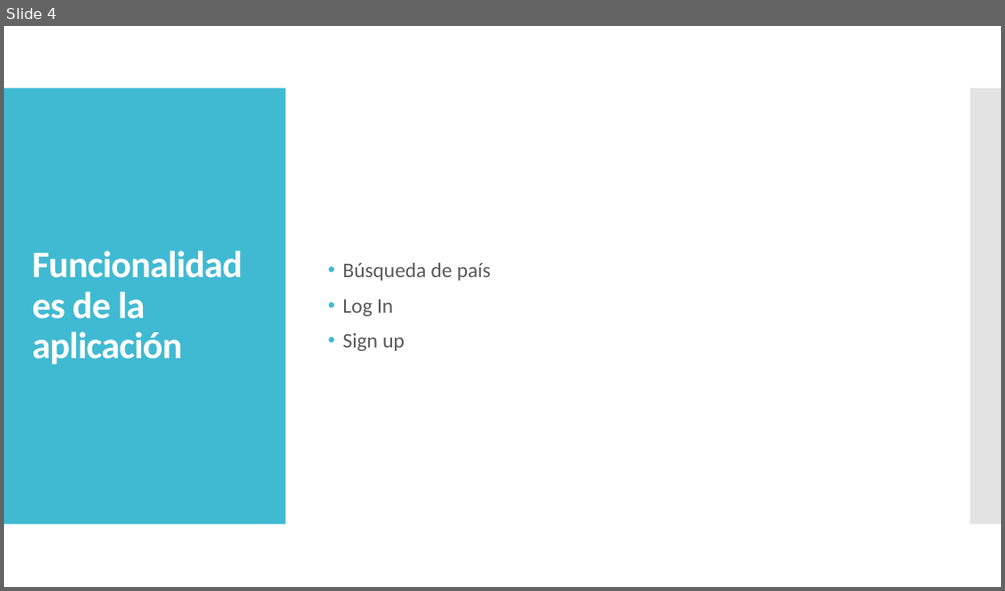
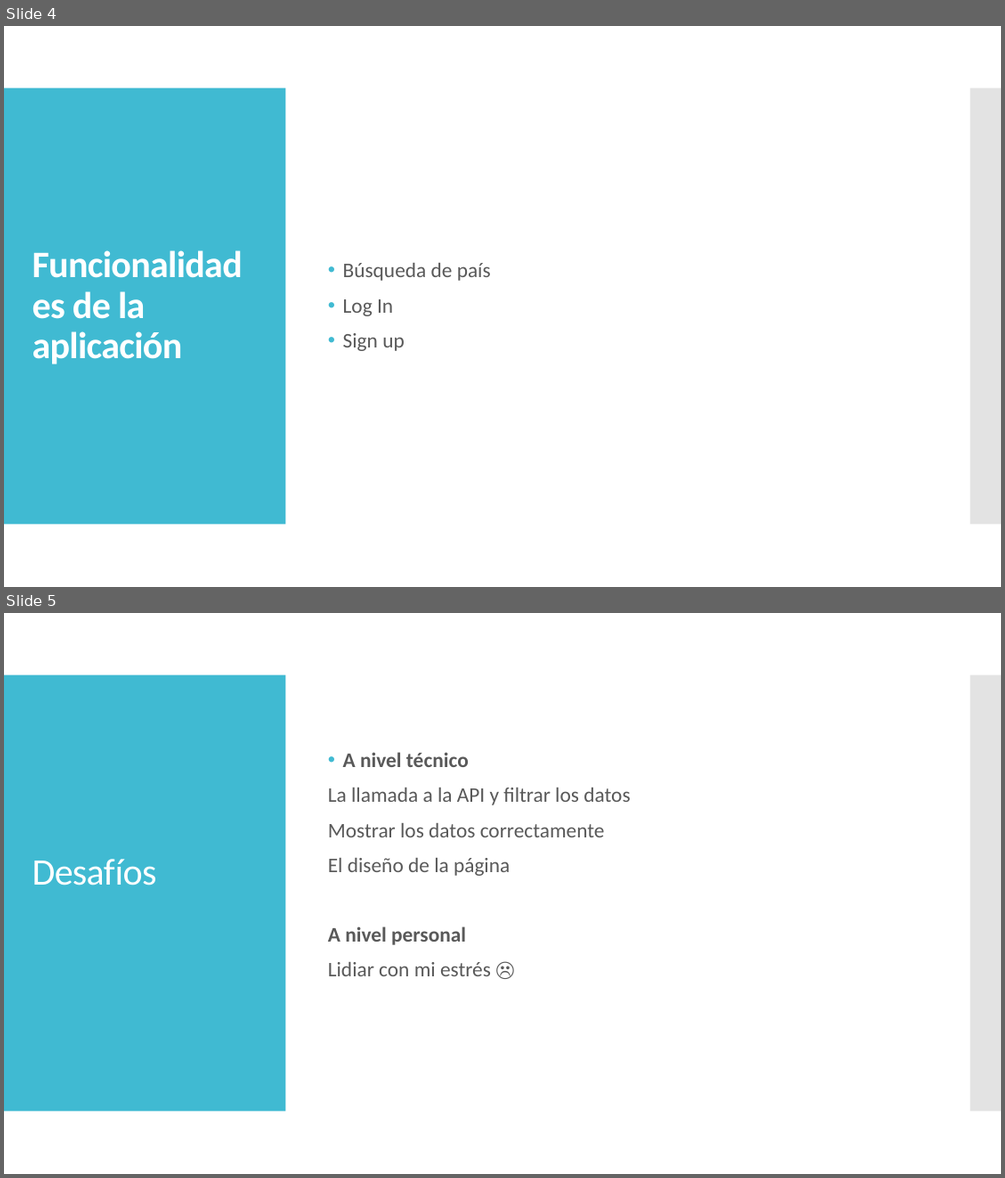
Before and after one commit to erifylo/travelData, a slide deck: travelData - Παρουσίαση1.pptx. Shown one above the other, each under a label of ours: slide 4 before the commit, slides 4 and 5 after it. The pictures are 1005x591 and 1005x1178 pixels, drawn with LibreOffice and Linux fonts; fonts in the diff are those of the drawing. Boxes give left, top, right and bottom in pixels: in the first picture for what was removed or moved away, otherwise in the second. Text is boxed around its words. In the diff, an @@ line names an element or a change of style, - is before the commit and + after.

```diff
--- a/travelData - Παρουσίαση1.pptx
+++ b/travelData - Παρουσίαση1.pptx
@@ slide 5 added at (x1=4, y1=613, x2=1001, y2=1174), background #FFFFFF; not listed: 2 template elements that a slide beside it also shows @@
@@ text added at (x1=328, y1=752, x2=630, y2=976), 20 pt, text #595959 @@
+• A nivel técnico
+La llamada a la API y filtrar los datos
+Mostrar los datos correctamente
+El diseño de la página
+A nivel personal
+Lidiar con mi estrés ☹
@@ title added at (x1=32, y1=859, x2=157, y2=885), 36 pt, text #FFFFFF @@
+Desafíos
```
Also in this commit, not shown: 1 other slide added, 12 other files.
